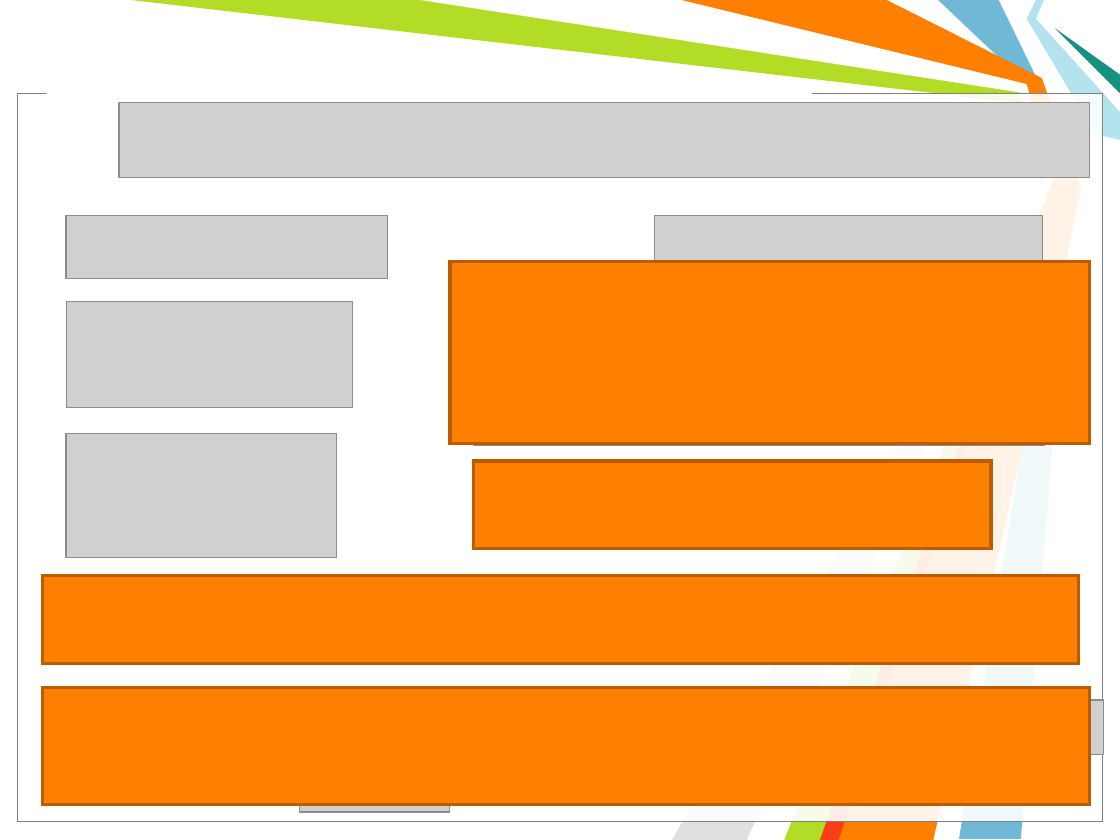
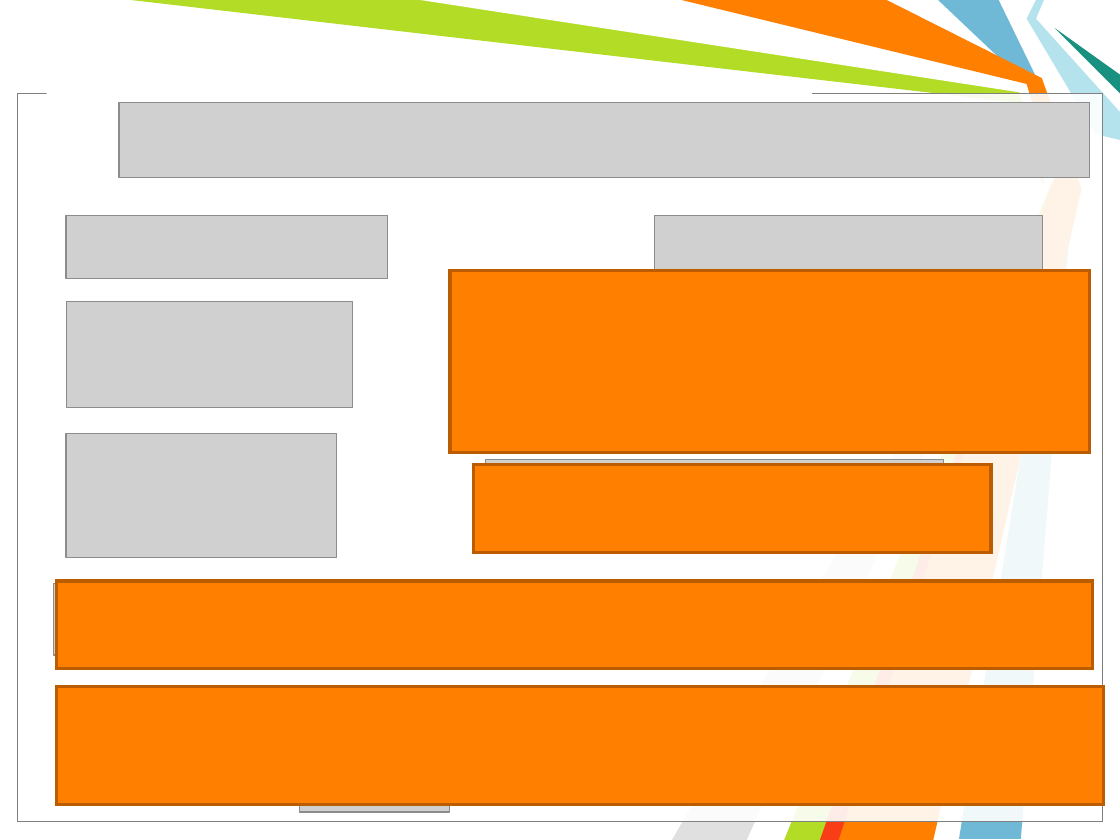
Before and after one commit to l432/NMK, a slide deck: slide 9 of Lecture/Chem/Lessons6/Less00_6sN.ppt. Drawn at 1120x840 pixels with LibreOffice and Linux fonts; fonts in the diff are those of the drawing; grey boxes stand for pictures; background and template pictures are left out. Boxes give left, top, right and bottom in pixels: in the first picture for what was removed or moved away, otherwise in the second. Text is boxed around its words. In the diff, an @@ line names an element or a change of style, - is before the commit and + after.

Commit message:
11-04-2022

```diff
--- a/Lecture/Chem/Lessons6/Less00_6sN.ppt
+++ b/Lecture/Chem/Lessons6/Less00_6sN.ppt
@@ rectangle: place and size @@
-rectangle at <box>450,261,1090,442</box>
+rectangle at <box>450,270,1090,451</box>
@@ rectangle: place and size @@
-rectangle at <box>474,461,991,550</box>
+rectangle at <box>474,465,991,552</box>
@@ picture: place and size @@
-picture at <box>474,366,1045,445</box>
+picture at <box>54,584,433,655</box>
@@ rectangle: place and size @@
-rectangle at <box>43,576,1079,664</box>
+rectangle at <box>57,581,1093,669</box>
@@ rectangle: place and size @@
-rectangle at <box>43,688,1090,805</box>
+rectangle at <box>57,687,1104,804</box>
@@ picture added at <box>56,692,273,769</box> @@
```
Also in this commit, not shown: 2 other slides changed.
